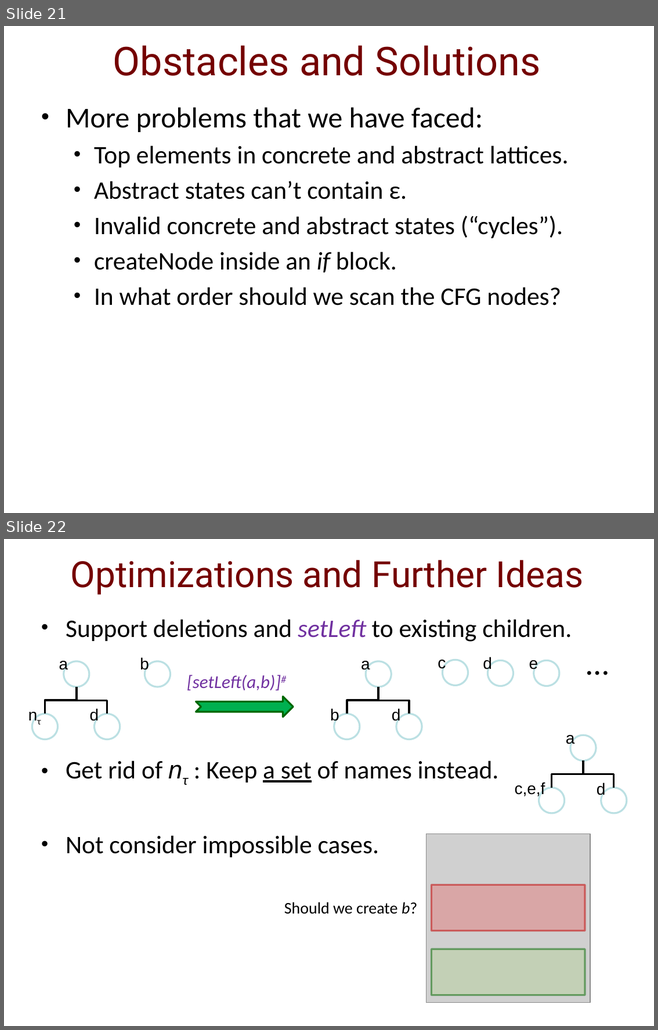
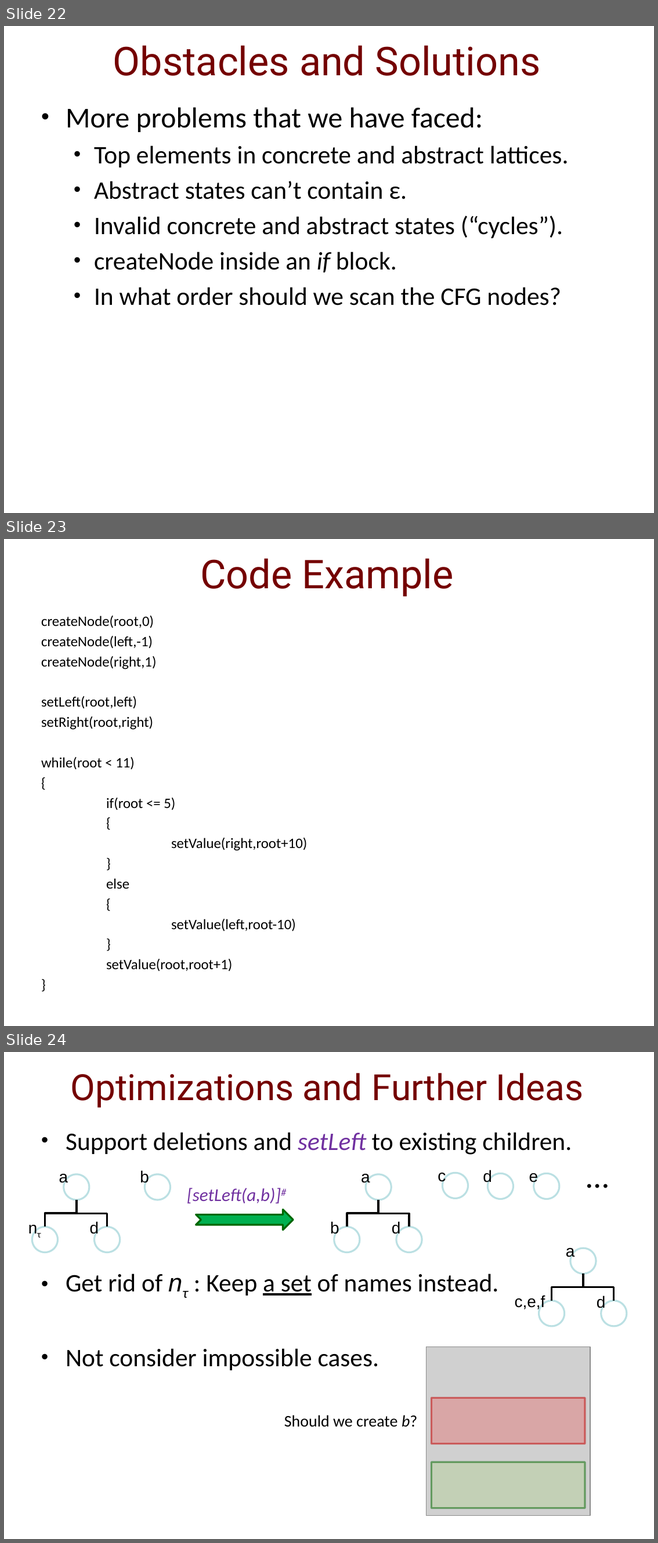
Before and after one commit to IdoBegun/PAAV_Project, a slide deck: Project Presentation.pptx. Shown one above the other, each under a label of ours: slides 21 and 22 before the commit, slides 22, 23 and 24 after it. The pictures are 658x1030 and 658x1543 pixels, drawn with LibreOffice and Linux fonts; fonts in the diff are those of the drawing; grey boxes stand for pictures; background and template pictures are left out. Boxes give left, top, right and bottom in pixels: in the first picture for what was removed or moved away, otherwise in the second. Text is boxed around its words. In the diff, an @@ line names an element or a change of style, - is before the commit and + after.

Commit message:
Add files via upload
added "contents" and "code example" slides.

```diff
--- a/Project Presentation.pptx
+++ b/Project Presentation.pptx
@@ slide 23 added at bbox=[4, 539, 654, 1026], background picture (left out) @@
@@ title added at bbox=[200, 558, 453, 596], 44 pt, text #740000 @@
+Code Example
@@ text added at bbox=[41, 616, 307, 971], 16 pt, text #000000 @@
+createNode(root,0)
+createNode(left,-1)
+createNode(right,1)
+setLeft(root,left)
+setRight(root,right)
+while(root < 11)
+{
+if(root <= 5)
+{
+setValue(right,root+10)
+}
+else
+{
+setValue(left,root-10)
+}
+setValue(root,root+1)
+}
@@ what was slide 21 is now slide 22 @@
@@ what was slide 22 is now slide 24 @@
```
Also in this commit, not shown: 1 other slide added.
